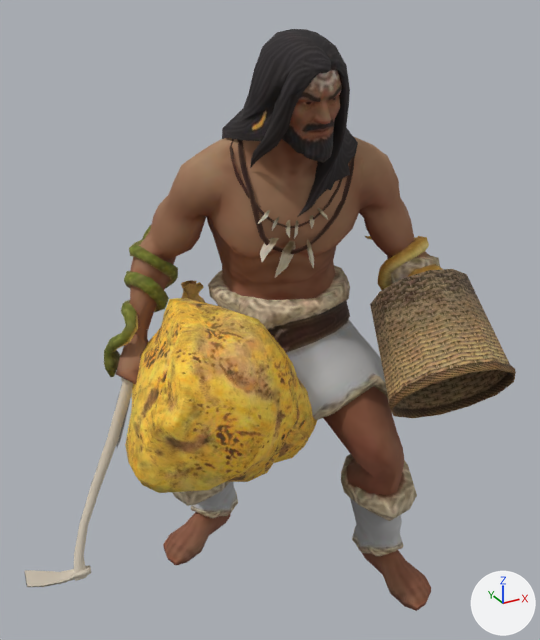
The glTF model public/assets/unit-models/254-kuafu.glb, before and after one commit.
Rendered twice from a 50 mm camera at (-2.79, -4.64, 4.68) aimed at (-0.33, -0.17, 2.44). The lights are fixed; the arrows at lower right show +X, +Y and +Z. The picture after the commit comes second. Vertices at exactly the same position are counted once.
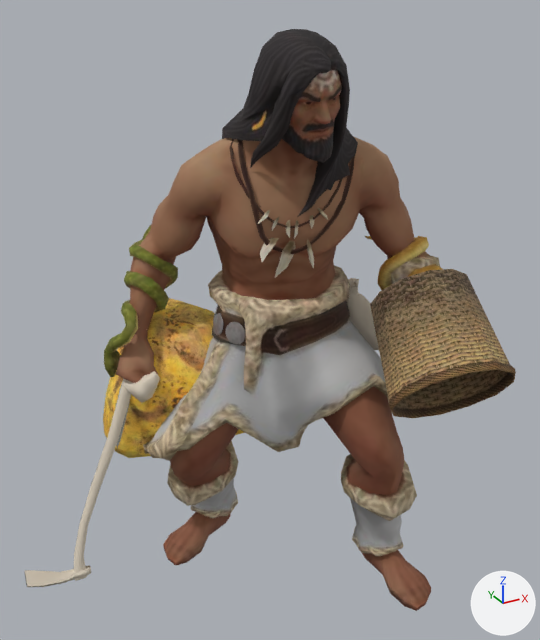
Diff of the bpy script that builds the scene:
```diff
--- a/public/assets/unit-models/254-kuafu.glb.py
+++ b/public/assets/unit-models/254-kuafu.glb.py
@@ me_mesh_0 @@
 # used by ob_mesh_0; location = (0.0, 0.0, 0.0)
-me_mesh_0.from_pydata(...)  # 2726 vertices, 5139 faces; spans x -2.32..1.04, y -1.53..0.8, z 0.06..4.46
+me_mesh_0.from_pydata(...)  # 2726 vertices, 5139 faces; spans x -2.32..1.04, y -1.53..1.35, z 0.06..4.46
+# me_mesh_0 part 1: the loose piece of 39 vertices spanning x -1.34..-1.06, y 0.17..0.48, z 1.76..2.1 is multiplied about its middle by the matrix ((0.706, -0.3, -0.642), (-0.026, -0.916, 0.4), (-0.708, -0.266, -0.654)), then moved by (-0.01, -0.12, 0.01)
+# me_mesh_0 part 2: the loose piece of 126 vertices spanning x -0.84..-0.47, y 0.4..0.72, z 1.89..2.55 is multiplied about its middle by the matrix ((0.457, -0.861, -0.225), (0.887, 0.461, 0.038), (0.071, -0.217, 0.974)), then moved by (1.2, -0.69, 0.06)
+# me_mesh_0 part 3: the loose piece of 140 vertices spanning x -1.56..-0.06, y -0.99..0.4, z 1.34..2.69 is multiplied about its middle by the matrix ((0.999, 0.045, -0.01), (-0.045, 0.998, 0.041), (0.012, -0.04, 0.999)), then moved by (0.1, 0.95, -0.32)
 me_mesh_0.materials.append(mat_material_0)
```

Location of each change, (x1, y1, x2, y2) in pixels of the pictures (540 x 640 px; the box of a moved part takes in the faces that stretch with it):
part 1 of me_mesh_0, moved or reshaped (mostly hidden before)
    before: (121, 377, 132, 398)
    after: (121, 371, 160, 403)
part 2 of me_mesh_0, moved or reshaped
    before: (181, 280, 205, 303)
    after: (346, 278, 379, 350)
part 3 of me_mesh_0, moved or reshaped
    before: (125, 298, 317, 493)
    after: (103, 298, 245, 458)
